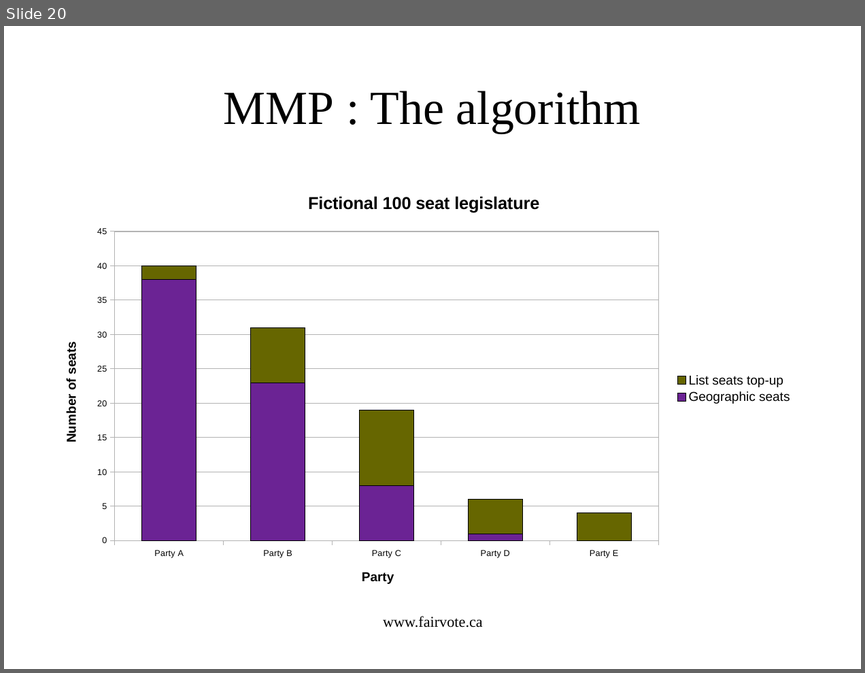
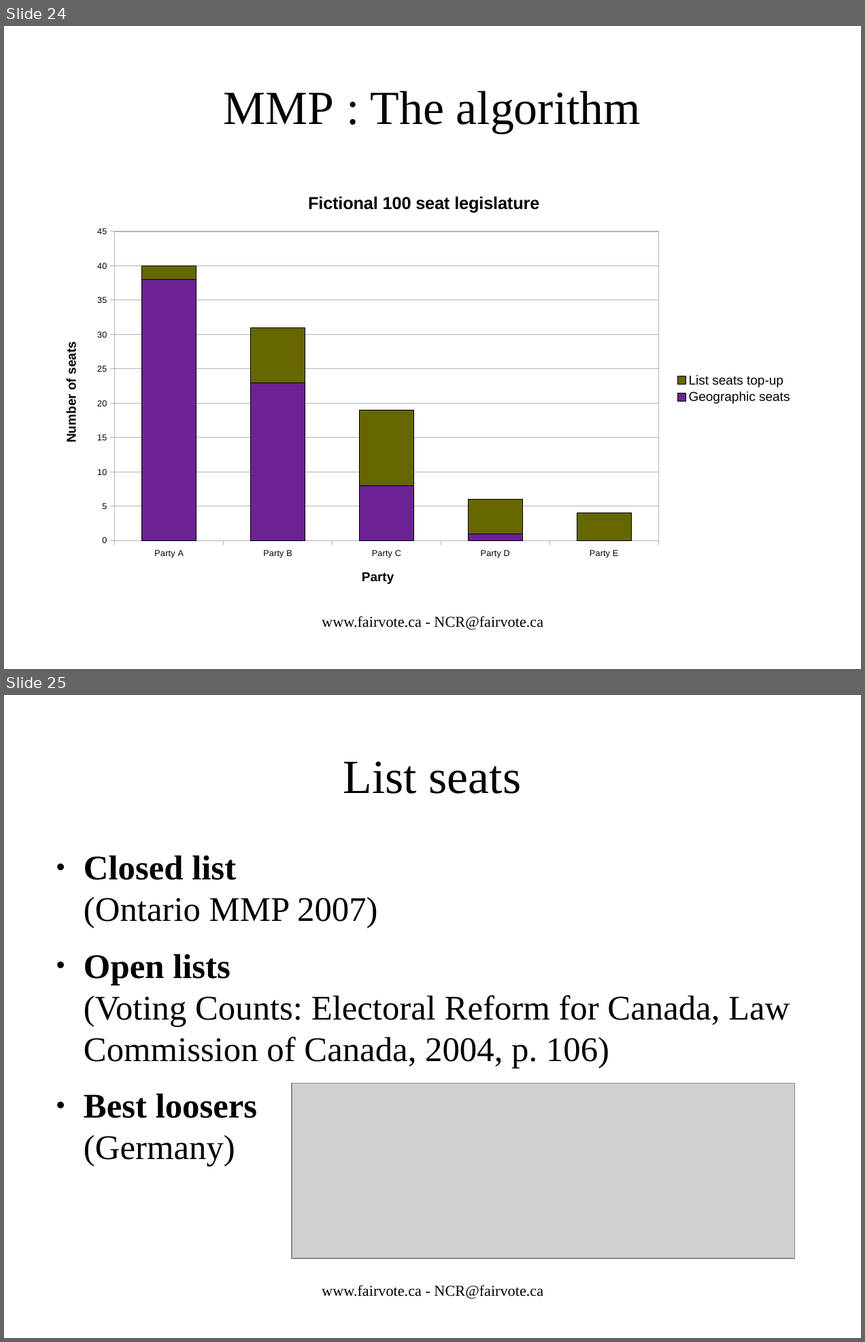
Before and after one commit to cyclingzealot/fvc_presentation, a slide deck: votingSystems.odp. Shown one above the other, each under a label of ours: slide 20 before the commit, slides 24 and 25 after it. The pictures are 865x673 and 865x1342 pixels, drawn with LibreOffice and Linux fonts; fonts in the diff are those of the drawing; grey boxes stand for pictures. Boxes give left, top, right and bottom in pixels: in the first picture for what was removed or moved away, otherwise in the second. Text is boxed around its words. In the diff, an @@ line names an element or a change of style, - is before the commit and + after.

```diff
--- a/votingSystems.odp
+++ b/votingSystems.odp
@@ slide 25 added at (x1=4, y1=695, x2=861, y2=1338), background #FFFFFF @@
@@ title added at (x1=343, y1=761, x2=521, y2=794), 44 pt, text #000000 @@
+List seats
@@ text added at (x1=84, y1=855, x2=789, y2=1166), 32 pt, text #000000 @@
+● Closed list
+  (Ontario MMP 2007)
+● Open lists
+  (Voting Counts: Electoral Reform for Canada, Law Commission of Canada, 2004, p. 106)
+● Best loosers
+  (Germany)
@@ picture added at (x1=292, y1=1083, x2=795, y2=1258) @@
@@ text added at (x1=322, y1=1285, x2=543, y2=1299), 14 pt, text #000000 @@
+www.fairvote.ca - NCR@fairvote.ca
@@ what was slide 20 is now slide 24 @@
@@ slide 24 changed as well @@
@@ text at (x1=322, y1=616, x2=543, y2=630): text changed @@
-www.fairvote.ca
+www.fairvote.ca - NCR@fairvote.ca
```
Also in this commit, not shown: 56 other slides changed, 8 other slides added, 8 other files.
